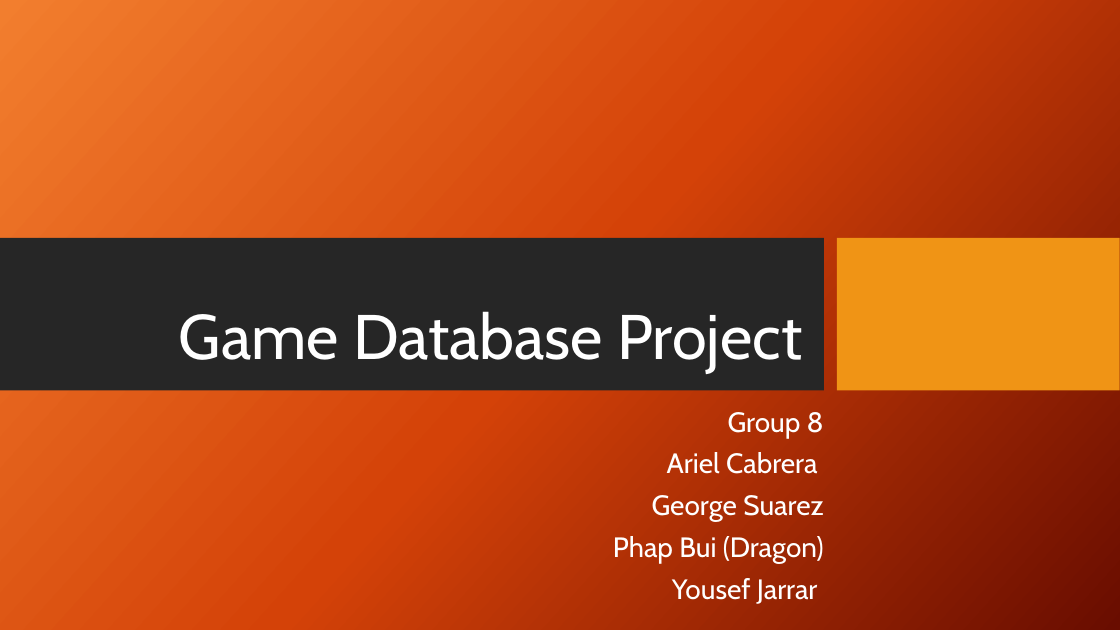
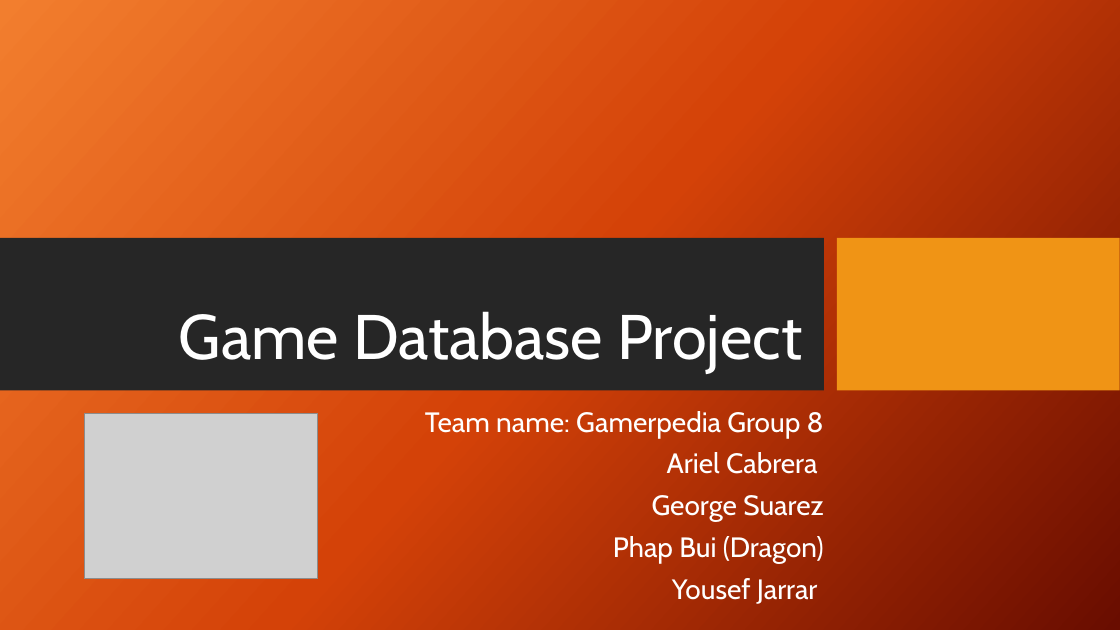
Before and after one commit to xCAMELZx/CSE572, a slide deck: slide 1 of Project/Game_Database_Project.pptx. Drawn at 1120x630 pixels with LibreOffice and Linux fonts; fonts in the diff are those of the drawing; grey boxes stand for pictures; background and template pictures are left out. Boxes give left, top, right and bottom in pixels: in the first picture for what was removed or moved away, otherwise in the second. Text is boxed around its words. In the diff, an @@ line names an element or a change of style, - is before the commit and + after.

```diff
--- a/Project/Game_Database_Project.pptx
+++ b/Project/Game_Database_Project.pptx
@@ picture added at (84, 413, 318, 579) @@
@@ subtitle at (425, 411, 824, 438): text changed @@
-Group 8
+Team name: Gamerpedia Group 8
```
Also in this commit, not shown: 3 other slides changed.
